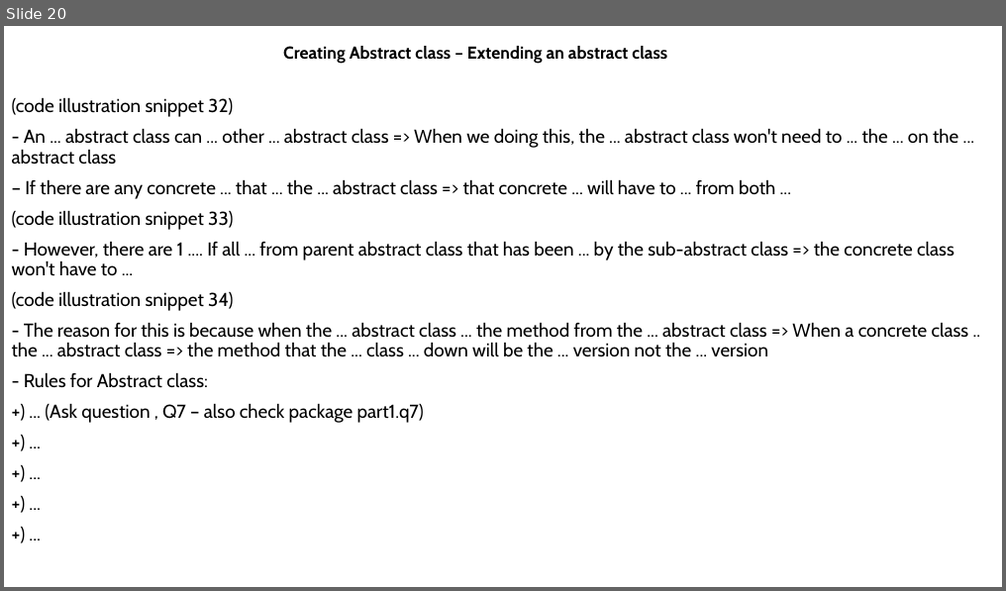
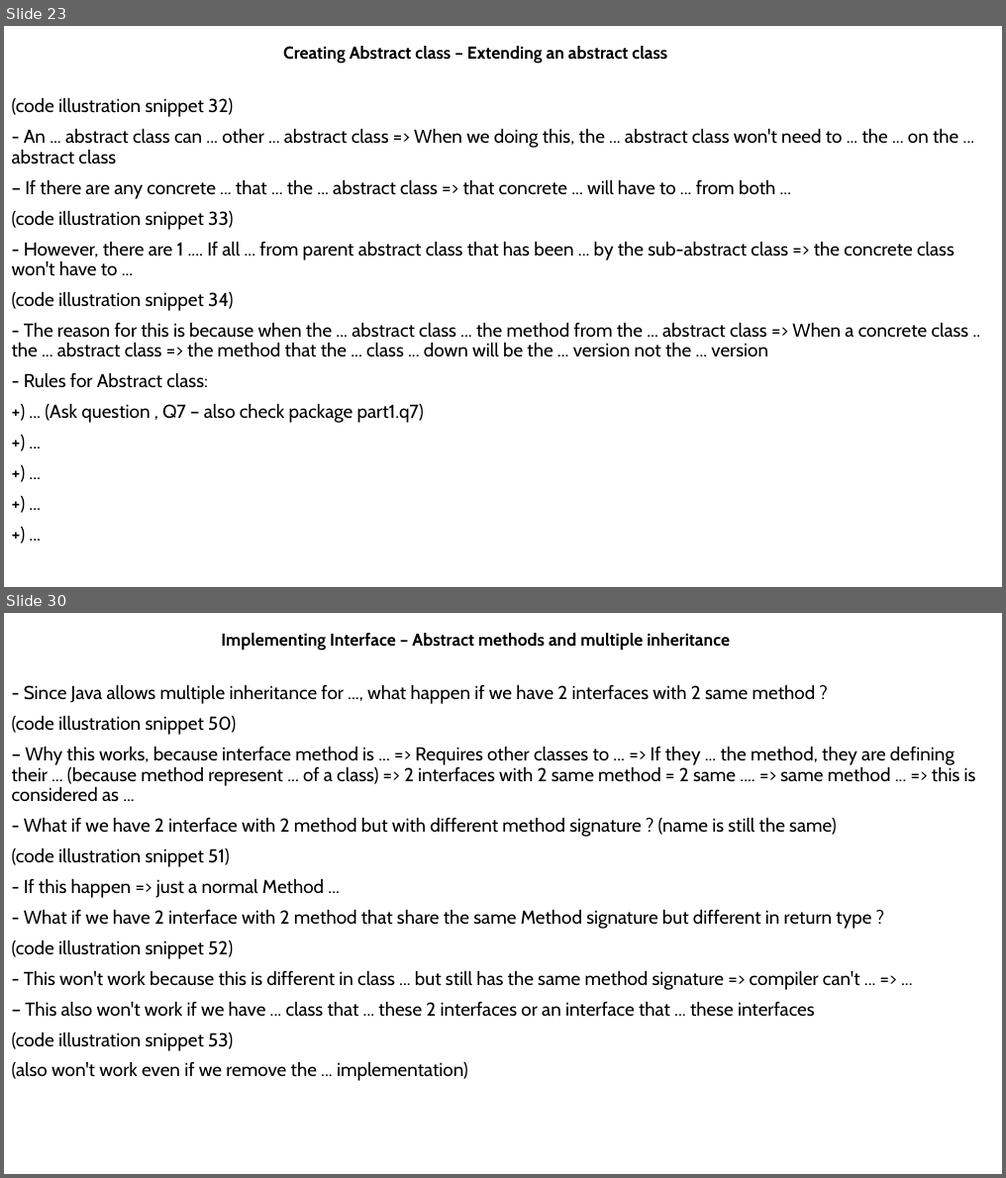
Before and after one commit to MaiDinhVinh/CS-Java, a slide deck: self-study resources/J8SE1/Chapter 5 - Class Design.pptx. Shown one above the other, each under a label of ours: slide 20 before the commit, slides 23 and 30 after it; the slides between them are not shown. The pictures are 1006x591 and 1006x1178 pixels, drawn with LibreOffice and Linux fonts; fonts in the diff are those of the drawing. Boxes give left, top, right and bottom in pixels: in the first picture for what was removed or moved away, otherwise in the second. Text is boxed around its words. In the diff, an @@ line names an element or a change of style, - is before the commit and + after.

```diff
--- a/self-study resources/J8SE1/Chapter 5 - Class Design.pptx
+++ b/self-study resources/J8SE1/Chapter 5 - Class Design.pptx
@@ slide 30 added at (x1=4, y1=613, x2=1002, y2=1174), background #FFFFFF @@
@@ subtitle added at (x1=221, y1=633, x2=730, y2=651), 16.6 pt, text #000000, bold @@
+Implementing Interface – Abstract methods and multiple inheritance
@@ text added at (x1=12, y1=684, x2=976, y2=1081), 18 pt, text #000000 @@
+- Since Java allows multiple inheritance for ..., what happen if we have 2 interfaces with 2 same method ?
+(code illustration snippet 50)
+– Why this works, because interface method is ... => Requires other classes to ... => If they ... the method, they are defining their ... (because method represent ... of a class) => 2 interfaces with 2 same method = 2 same .... => same method ... => this is considered as ...
+- What if we have 2 interface with 2 method but with different method signature ? (name is still the same)
+(code illustration snippet 51)
+- If this happen => just a normal Method ...
+- What if we have 2 interface with 2 method that share the same Method signature but different in return type ?
+(code illustration snippet 52)
+- This won't work because this is different in class ... but still has the same method signature => compiler can't ... => ...
+– This also won't work if we have ... class that ... these 2 interfaces or an interface that ... these interfaces
+(code illustration snippet 53)
+(also won't work even if we remove the ... implementation)
@@ what was slide 20 is now slide 23 @@
```
Also in this commit, not shown: 3 slides changed, 10 other slides added.
